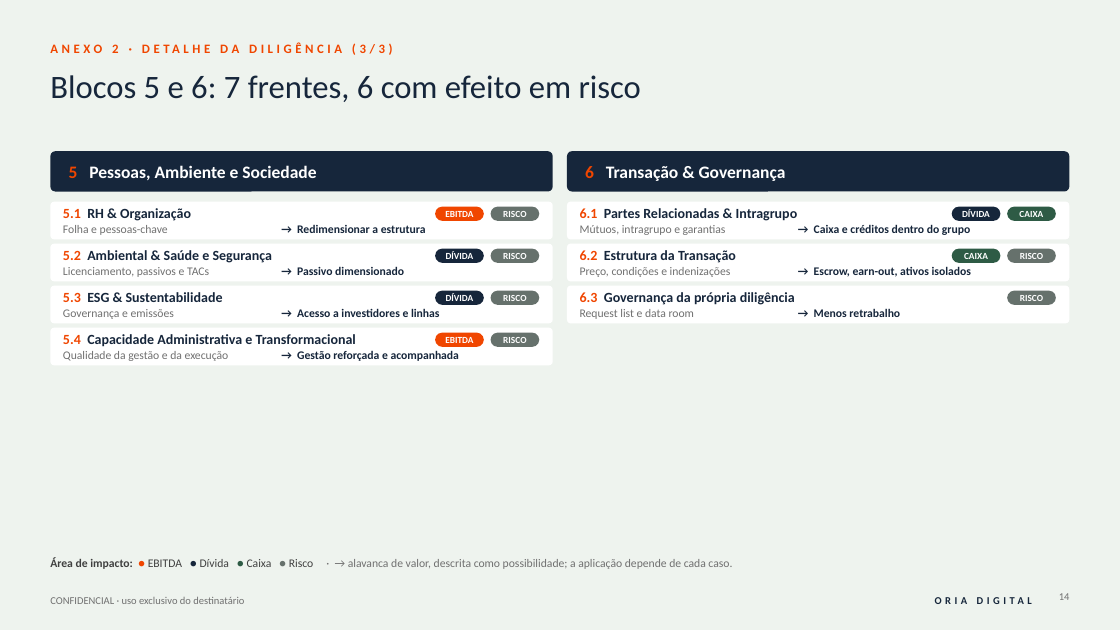
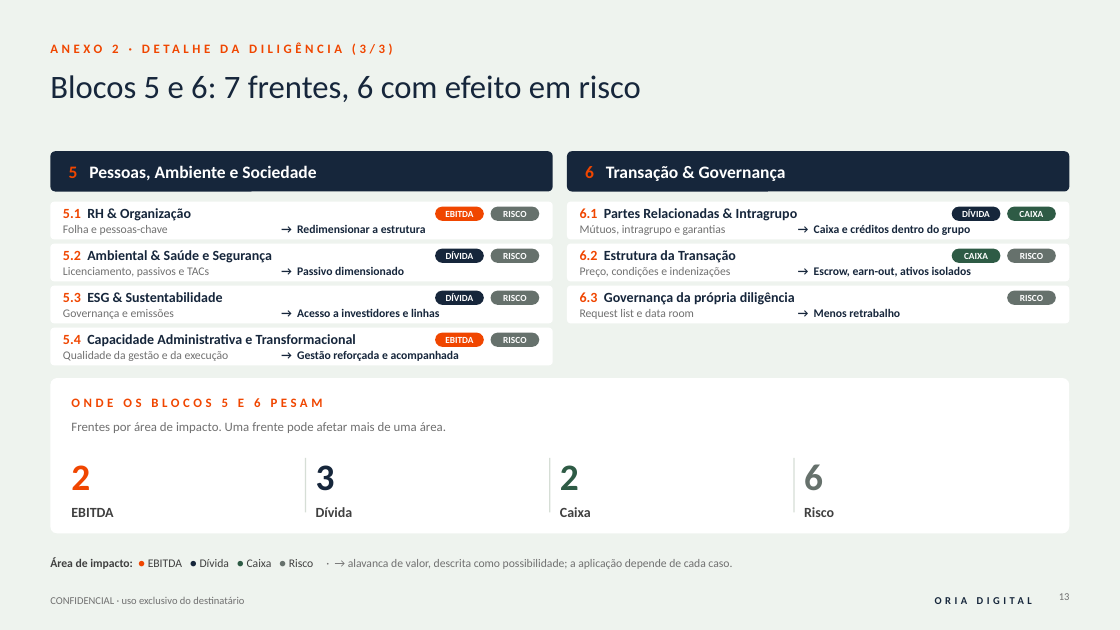
Before and after one commit to rodrigovaroto-wq/Oria-Digital, a slide deck: slide 13 of Apresentações/Business Plan Oria Digital/1_entrega/Business_Plan_Oria_Digital_v3.pptx (slide 14 before the commit). Drawn at 1120x630 pixels with LibreOffice and Linux fonts; fonts in the diff are those of the drawing. Boxes give left, top, right and bottom in pixels: in the first picture for what was removed or moved away, otherwise in the second. Text is boxed around its words. In the diff, an @@ line names an element or a change of style, - is before the commit and + after.

```diff
--- a/Apresentações/Business Plan Oria Digital/1_entrega/Business_Plan_Oria_Digital_v3.pptx
+++ b/Apresentações/Business Plan Oria Digital/1_entrega/Business_Plan_Oria_Digital_v3.pptx
@@ rounded rectangle added at bbox=[50, 378, 1070, 534], fill #FFFFFF @@
@@ text added at bbox=[71, 398, 323, 407], 11 pt, text #F04600, bold @@
+ONDE OS BLOCOS 5 E 6 PESAM
@@ text added at bbox=[71, 422, 446, 433], 11 pt, text #707070 @@
+Frentes por área de impacto. Uma frente pode afetar mais de uma área.
@@ text added at bbox=[71, 465, 90, 490], 32 pt, text #F04600, bold @@
+2
@@ line added from (306, 458) to (306, 513), #D6DED6 1 pt @@
@@ text added at bbox=[316, 465, 335, 491], 32 pt, text #16263B, bold @@
+3
@@ line added from (549, 458) to (549, 513), #D6DED6 1 pt @@
@@ text added at bbox=[560, 465, 579, 490], 32 pt, text #2E5B45, bold @@
+2
@@ line added from (794, 458) to (794, 513), #D6DED6 1 pt @@
@@ text added at bbox=[804, 464, 823, 490], 32 pt, text #66716C, bold @@
+6
@@ text added at bbox=[71, 508, 113, 517], 12 pt, text #404040, bold @@
+EBITDA
@@ text added at bbox=[316, 507, 353, 517], 12 pt, text #404040, bold @@
+Dívida
@@ text added at bbox=[560, 507, 591, 517], 12 pt, text #404040, bold @@
+Caixa
@@ text added at bbox=[804, 507, 834, 517], 12 pt, text #404040, bold @@
+Risco
@@ page number at bbox=[1059, 593, 1070, 600]: text changed @@
-14
+13
```
Also in this commit, not shown: 8 other slides changed, 1 slide removed, 24 other files.
